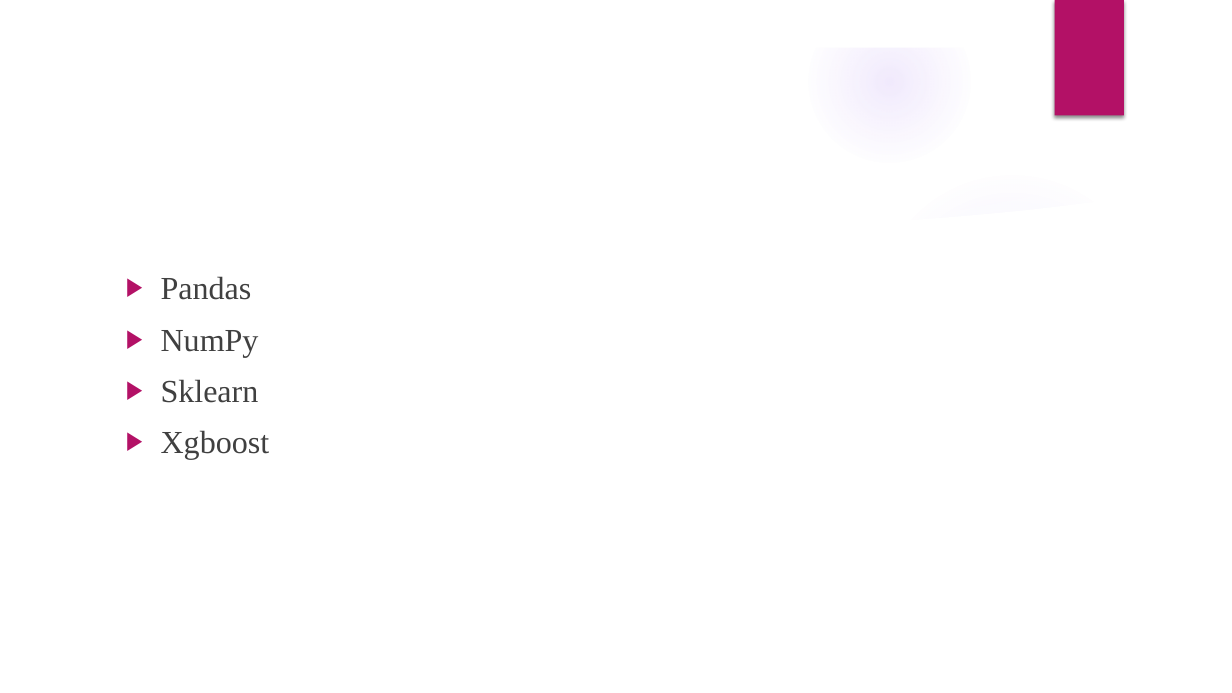
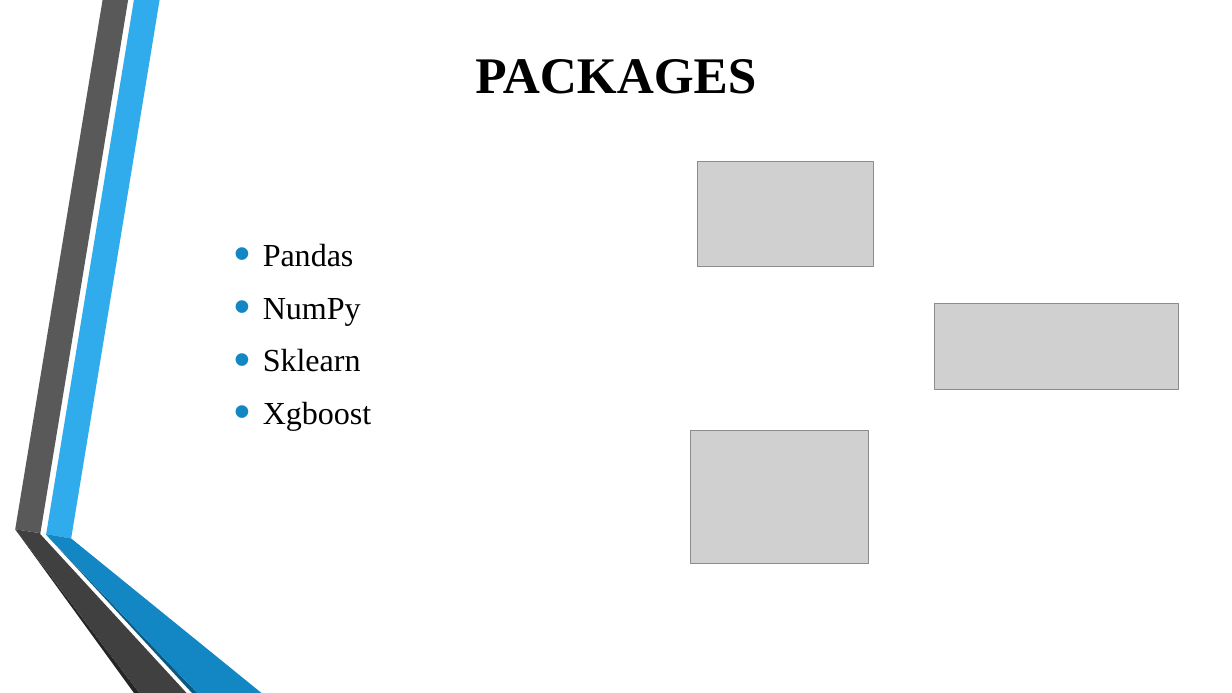
Before and after one commit to nihitjain11/IBM_MiniProject-II, a slide deck: slide 16 of Presentation1.pptx (slide 5 before the commit). Drawn at 1232x693 pixels with LibreOffice and Linux fonts; fonts in the diff are those of the drawing; grey boxes stand for pictures; background and template pictures are left out. Boxes give left, top, right and bottom in pixels: in the first picture for what was removed or moved away, otherwise in the second. Text is boxed around its words. In the diff, an @@ line names an element or a change of style, - is before the commit and + after.

```diff
--- a/Presentation1.pptx
+++ b/Presentation1.pptx
@@ group removed at [0, 0, 1232, 693]: 4 ellipses, 3 freeform shapes @@
@@ title "PACKAGES": place and size @@
-title "PACKAGES" at [116, 98, 1002, 169]
+title "PACKAGES" at [475, 59, 756, 94]
@@ title "PACKAGES" at [475, 59, 756, 94]: size 36 to 40 pt, text colour #FFFFFF to #000000, bold on; alignment left to centre @@
@@ rectangle removed at [1055, 0, 1124, 116] @@
@@ text "Pandas": place and size @@
-text "Pandas" at [161, 276, 270, 460]
+text "Pandas" at [263, 243, 372, 431]
@@ text "Pandas" at [263, 243, 372, 431]: text colour #404040 to #000000; bullet ▶ to •; more space between paragraphs; bullet colour #B31166 to #1287C3; vertical alignment top to middle @@
@@ picture added at [698, 162, 873, 266] @@
@@ picture added at [935, 304, 1179, 389] @@
@@ picture added at [690, 431, 868, 564] @@
@@ group added at [15, 0, 262, 693]: 6 freeform shapes @@
```
Also in this commit, not shown: 12 other slides changed, 7 slides added, 3 slides removed.
